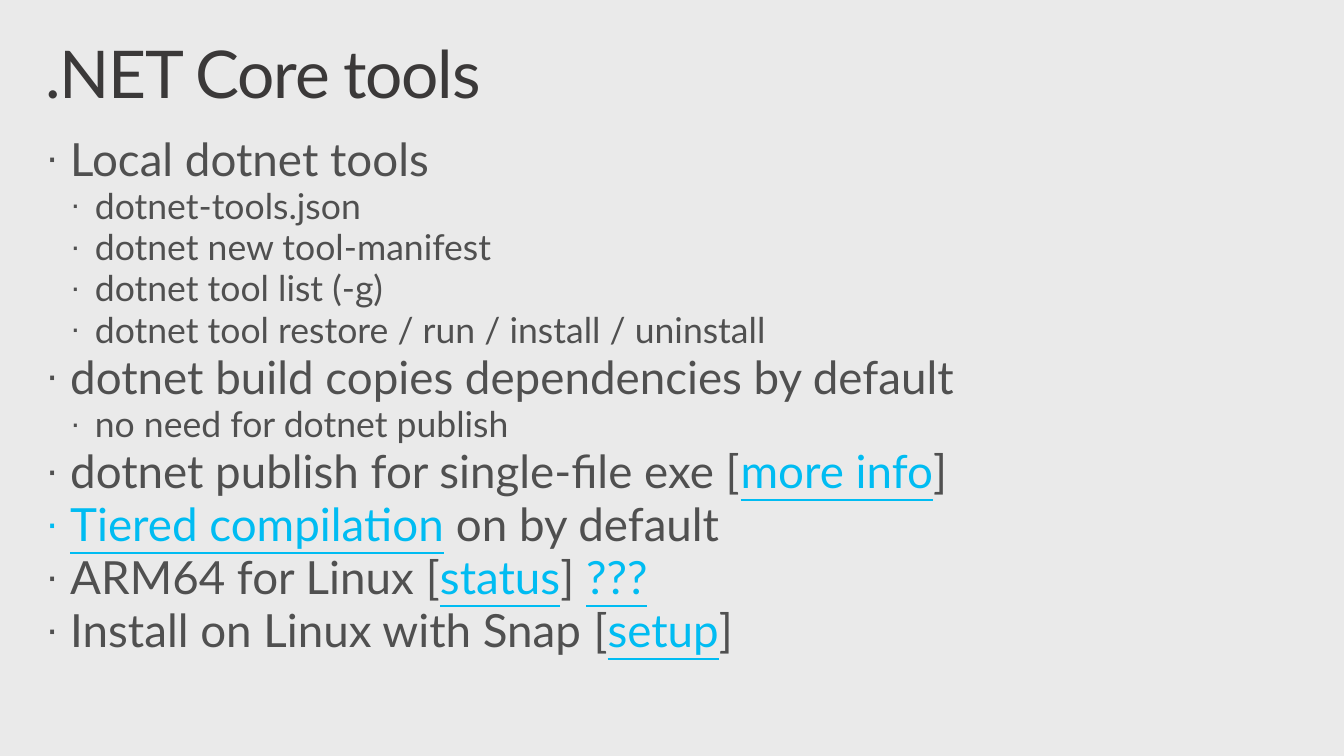
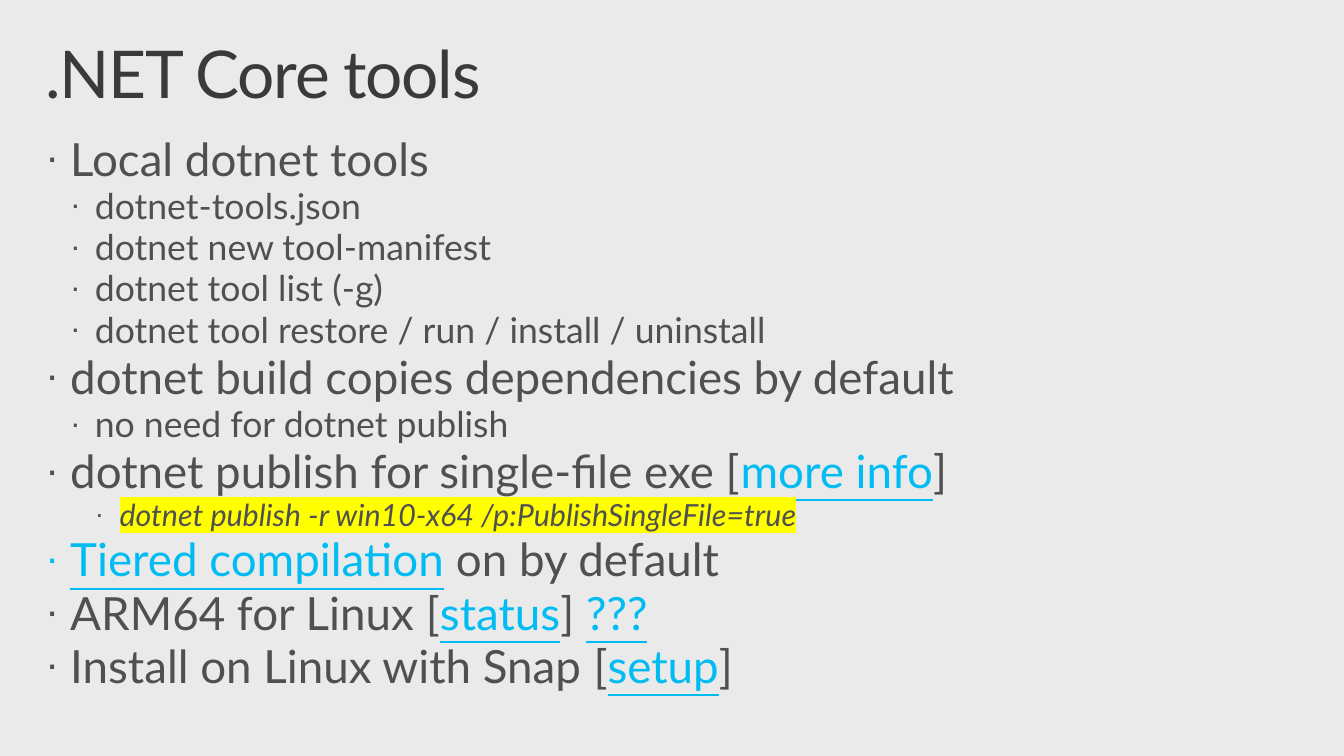
Before and after one commit to nithinmohantk/VS2019Launch-LK, a slide deck: slide 10 of slides/VS2019-Launch-CS80.pptx (slide 13 before the commit). Drawn at 1344x756 pixels with LibreOffice and Linux fonts; fonts in the diff are those of the drawing; background and template pictures are left out. Boxes give left, top, right and bottom in pixels: in the first picture for what was removed or moved away, otherwise in the second. Text is boxed around its words. In the diff, an @@ line names an element or a change of style, - is before the commit and + after.

```diff
--- a/slides/VS2019-Launch-CS80.pptx
+++ b/slides/VS2019-Launch-CS80.pptx
@@ text at [120,503,796,532]: paragraph added @@
+    · dotnet publish -r win10-x64 /p:PublishSingleFile=true
```
Also in this commit, not shown: 20 other slides changed, 1 slide added, 3 slides removed, 5 other files.
